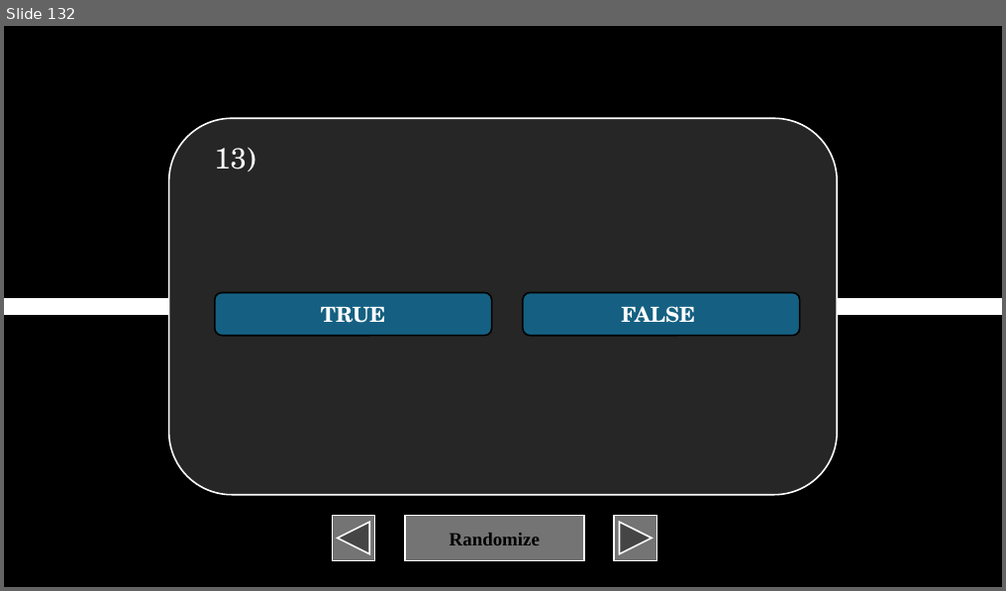
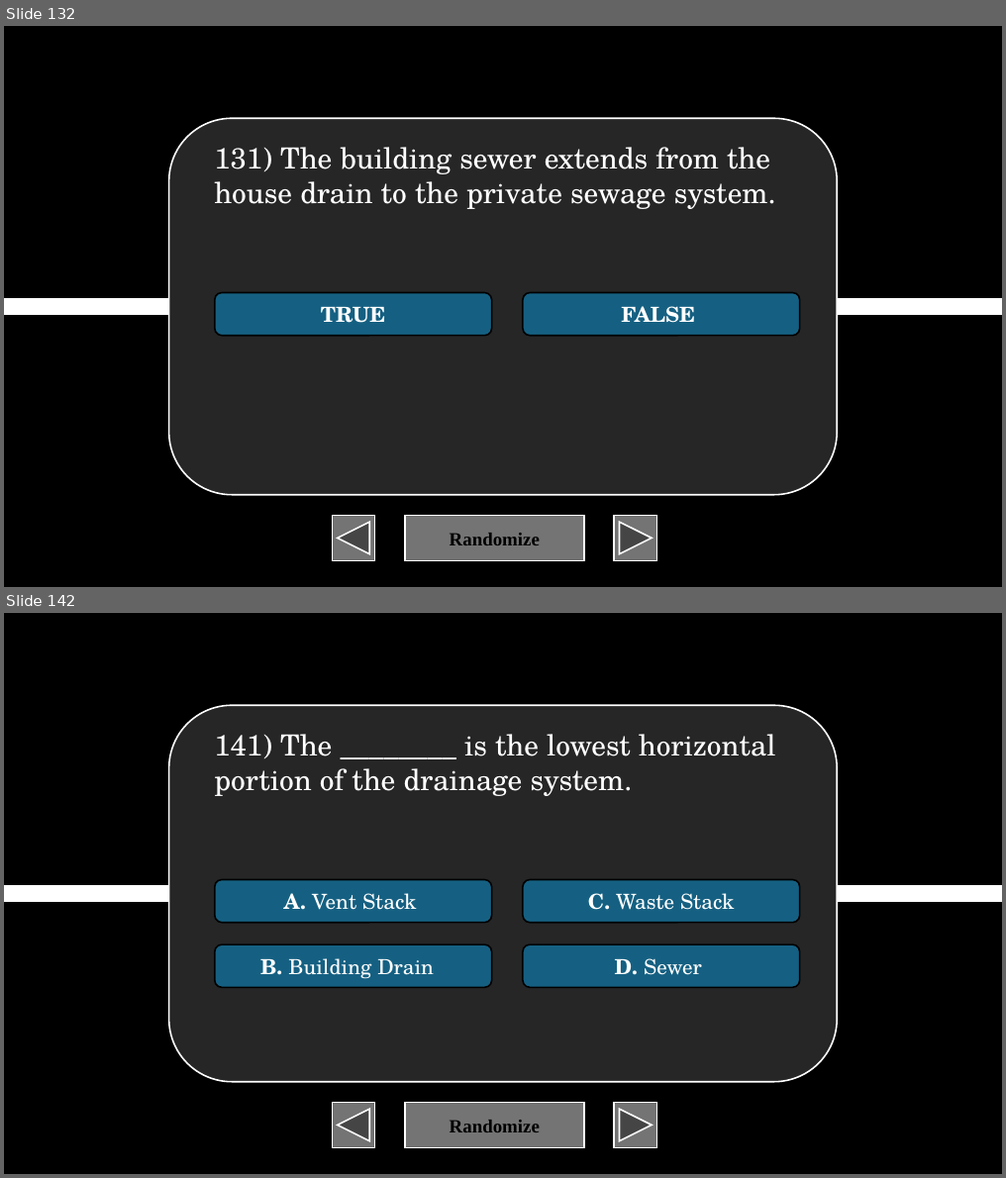
Before and after one commit to XIvanSolomonX/Archi-Reviewer, a slide deck: BulUti2.pptm. Shown one above the other, each under a label of ours: slide 132 before the commit, slides 132 and 142 after it; the slides between them are not shown. The pictures are 1006x591 and 1006x1178 pixels, drawn with LibreOffice and Linux fonts; fonts in the diff are those of the drawing. Boxes give left, top, right and bottom in pixels: in the first picture for what was removed or moved away, otherwise in the second. Text is boxed around its words. In the diff, an @@ line names an element or a change of style, - is before the commit and + after.

```diff
--- a/BulUti2.pptm
+++ b/BulUti2.pptm
@@ slide 142 added at box(4, 613, 1002, 1174), background #000000 @@
@@ rounded rectangle added at box(168, 705, 837, 1081), fill #262626, outline #FFFFFF 1.5 pt @@
@@ text added at box(214, 734, 776, 796), 28 pt, text #FFFFFF @@
+141) The ________ is the lowest horizontal portion of the drainage system.
@@ rounded rectangle added at box(215, 879, 492, 922), fill #156082, outline #000000 1.5 pt, 20 pt, text #FFFFFF @@
+A. Vent Stack
@@ rounded rectangle added at box(523, 879, 800, 922), fill #156082, outline #000000 1.5 pt, 20 pt, text #FFFFFF @@
+C. Waste Stack
@@ line added from (4, 894) to (1002, 894), #FFFFFF 16 pt @@
@@ rounded rectangle added at box(215, 945, 492, 987), fill #156082, outline #000000 1.5 pt, 20 pt, text #FFFFFF @@
+B. Building Drain
@@ rounded rectangle added at box(523, 945, 800, 987), fill #156082, outline #000000 1.5 pt, 20 pt, text #FFFFFF @@
+D. Sewer
@@ action button back previous added at box(332, 1103, 374, 1149), fill #747474, outline #FFFFFF 1.5 pt @@
@@ action button blank added at box(405, 1103, 584, 1149), fill #747474, outline #FFFFFF 1.5 pt, 18 pt, text #000000, bold @@
+Randomize
@@ action button forward next added at box(614, 1103, 656, 1149), fill #747474, outline #FFFFFF 1.5 pt @@
@@ slide 132 changed as well @@
@@ text at box(214, 147, 776, 209): text changed @@
-13)
+131) The building sewer extends from the house drain to the private sewage system.
```
Also in this commit, not shown: 11 other slides changed, 56 other slides added, 1 other file.
